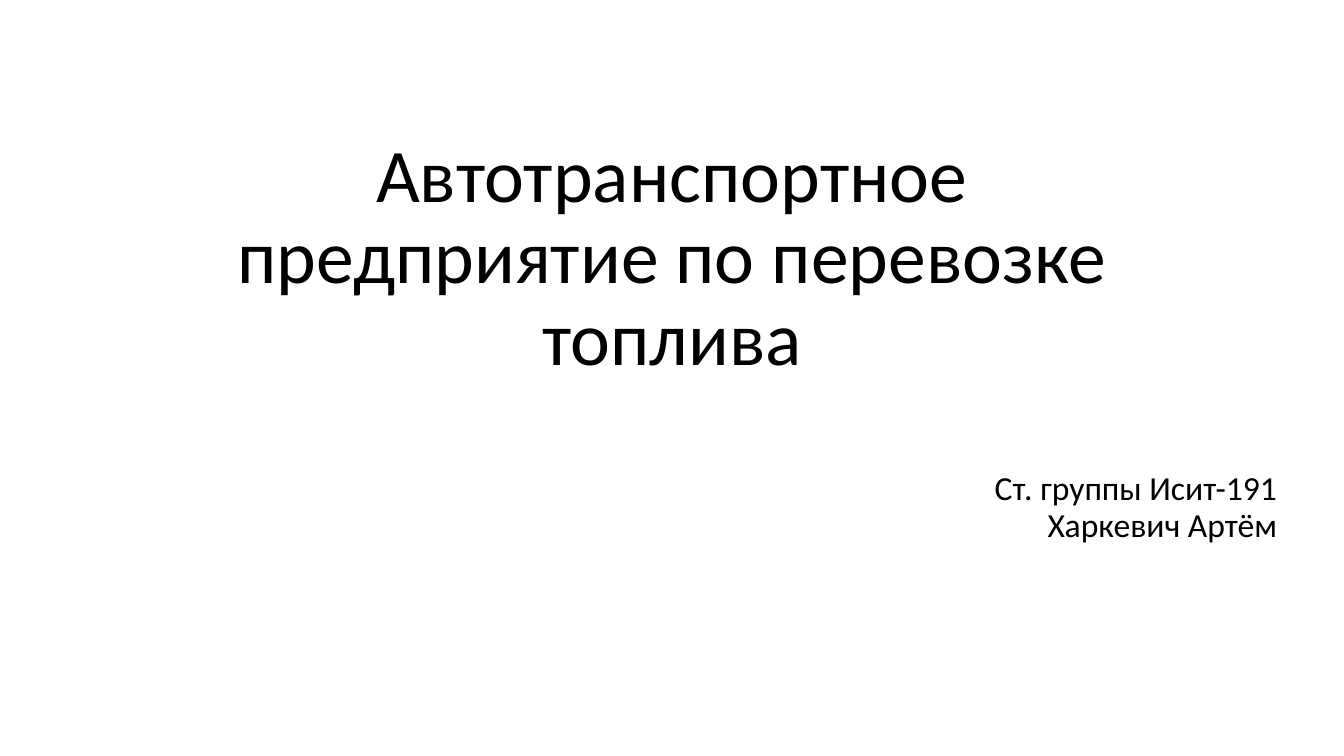
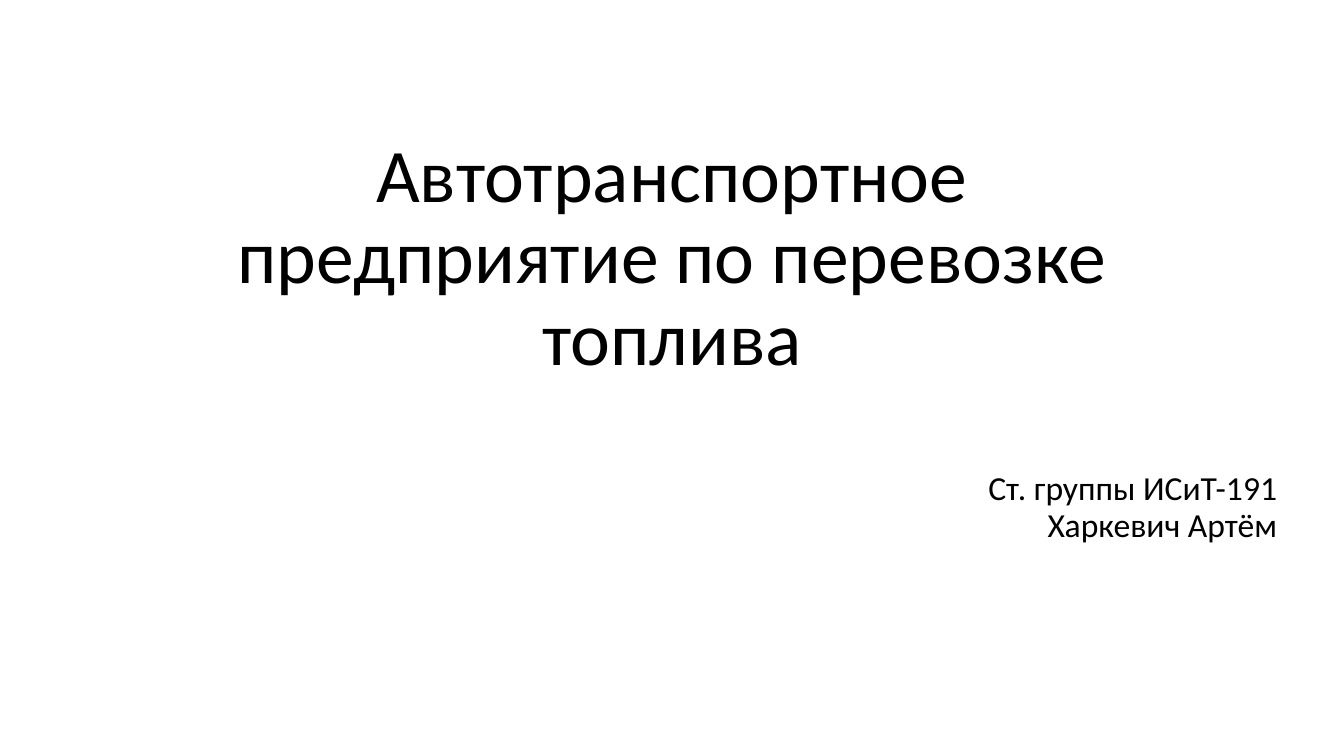
Before and after one commit to deserof/PSP, a slide deck: slide 1 of Course work/defense.pptx. Drawn at 1344x756 pixels with LibreOffice and Linux fonts; fonts in the diff are those of the drawing. Boxes give left, top, right and bottom in pixels: in the first picture for what was removed or moved away, otherwise in the second. Text is boxed around its words. In the diff, an @@ line names an element or a change of style, - is before the commit and + after.

```diff
--- a/Course work/defense.pptx
+++ b/Course work/defense.pptx
@@ subtitle at bbox=[988, 478, 1277, 543]: text changed @@
-Ст. группы Исит-191
-Харкевич Артём
+Ст. группы ИСиТ-191
+Харкевич Артём
```
Also in this commit, not shown: 1 other slide changed.
